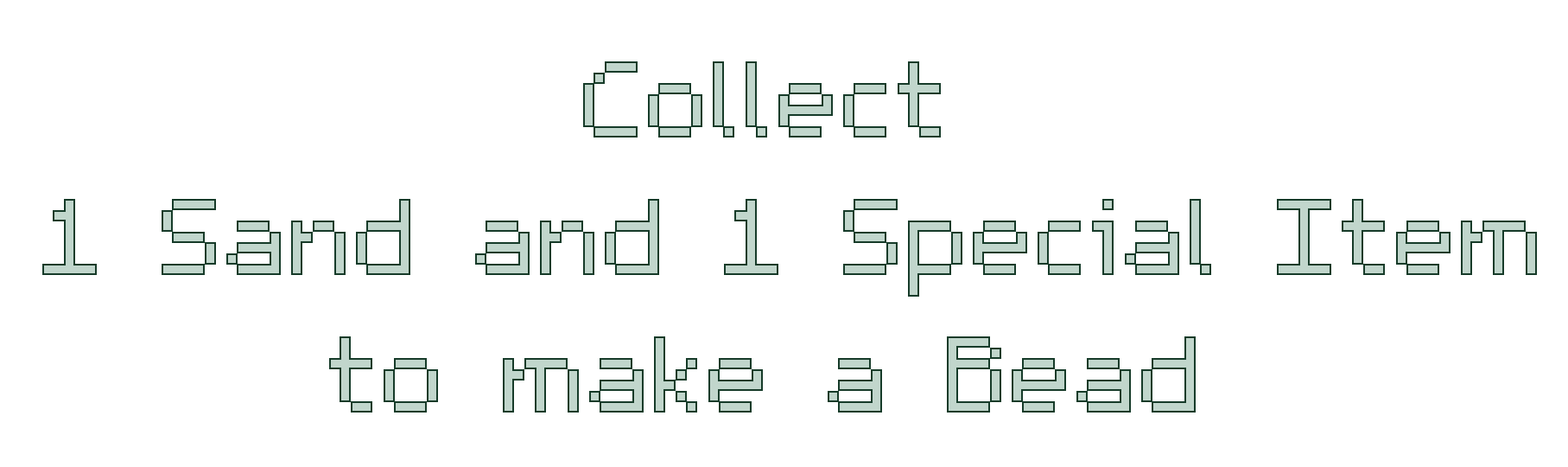
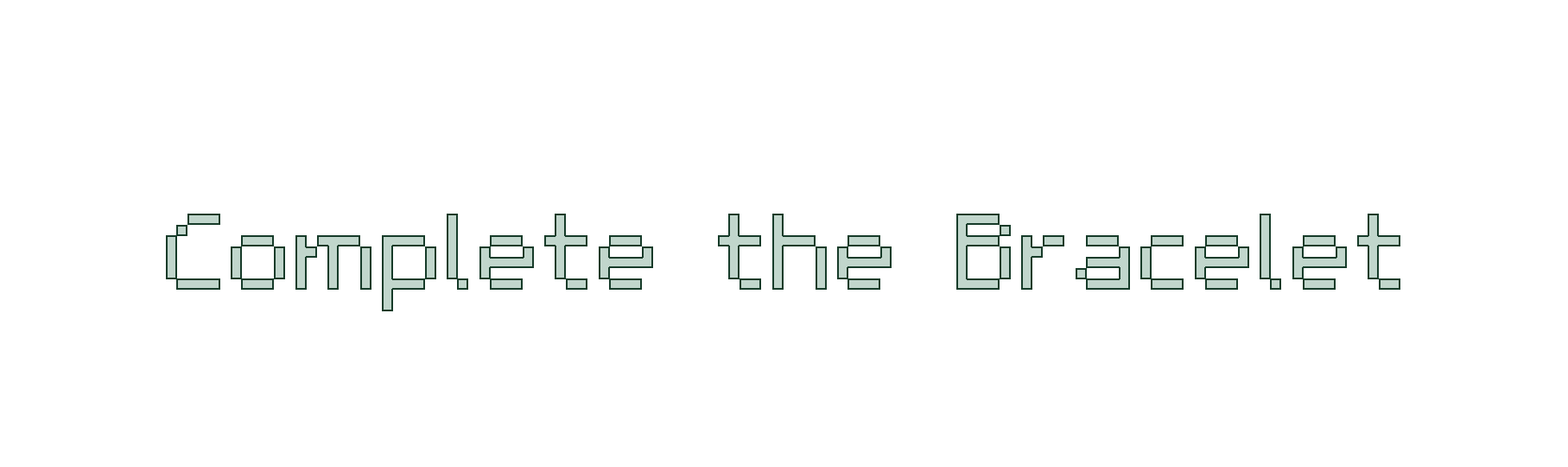
Layers edited between the first and the second w=1568, h=467 image:
hid "Collect ..." over box(42, 61, 1537, 413)
added layer "Complete the Bracelet" above "Background" over box(165, 213, 1401, 312)
